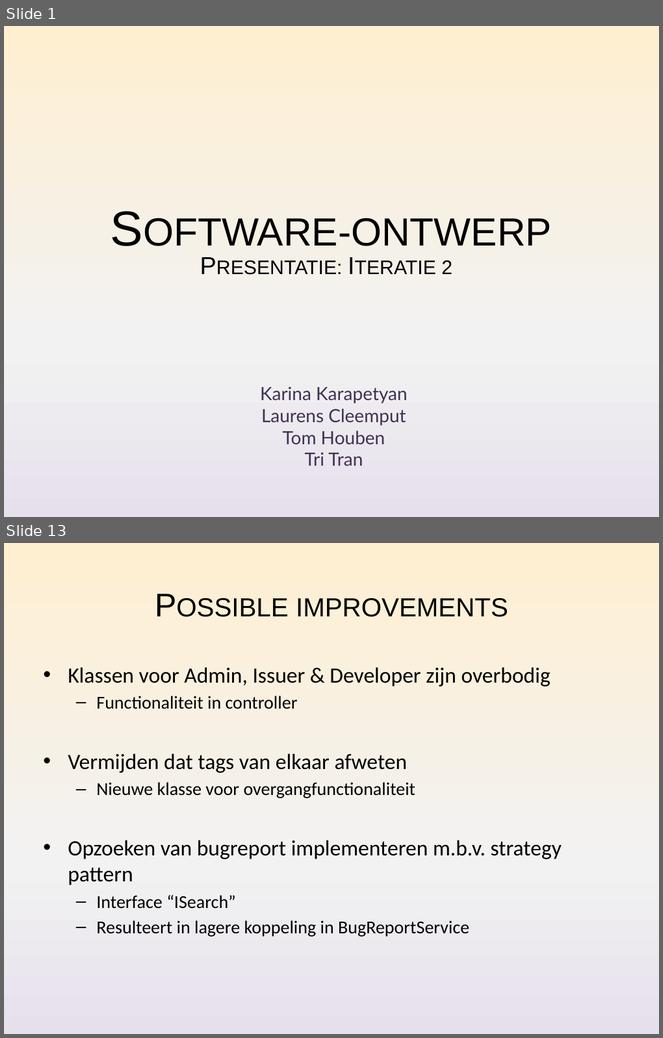
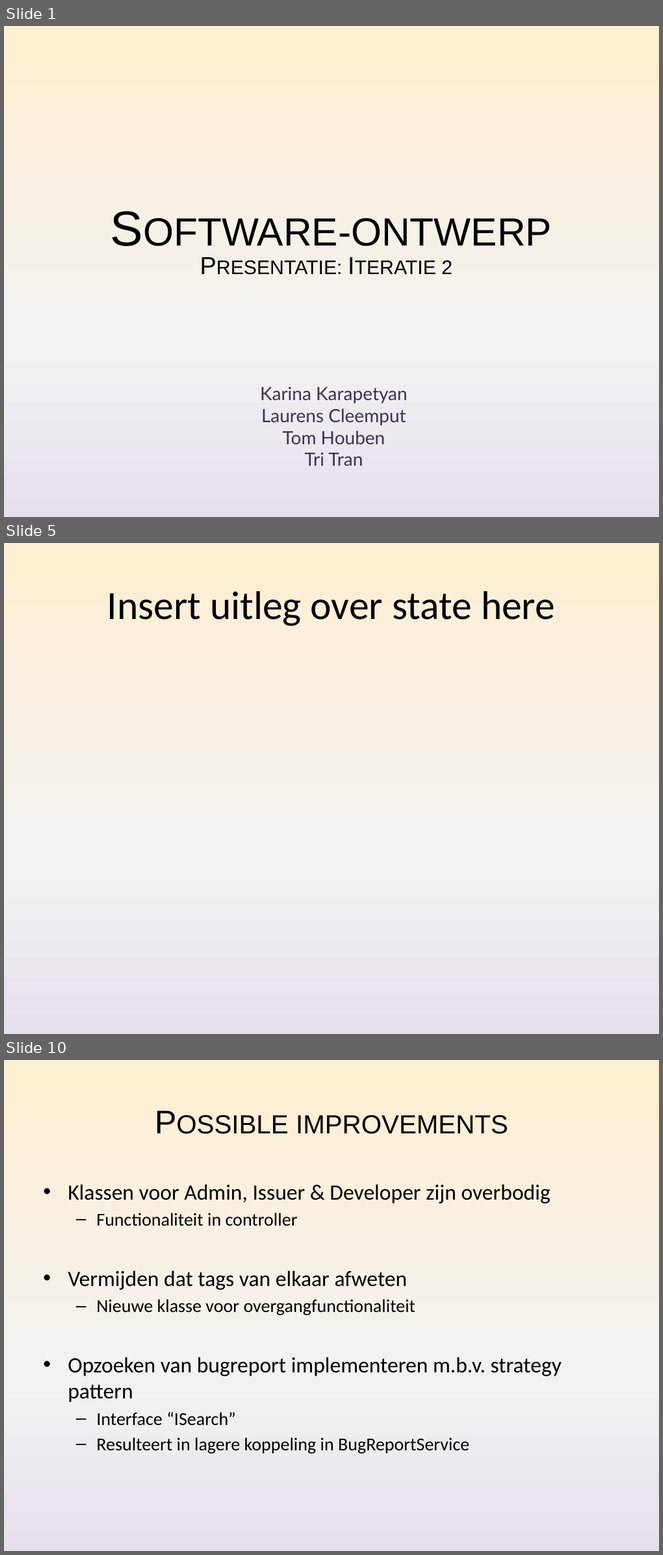
Before and after one commit to Nickelium/Software-Development, a slide deck: Presentaties/Iteratie 2/SWOP Presentatie 2 Inhoud.pptx. Shown one above the other, each under a label of ours: slides 1 and 13 before the commit, slides 1, 5 and 10 after it; the slides between them are not shown. The pictures are 663x1038 and 663x1555 pixels, drawn with LibreOffice and Linux fonts; fonts in the diff are those of the drawing. Boxes give left, top, right and bottom in pixels: in the first picture for what was removed or moved away, otherwise in the second. Text is boxed around its words. In the diff, an @@ line names an element or a change of style, - is before the commit and + after.

```diff
--- a/Presentaties/Iteratie 2/SWOP Presentatie 2 Inhoud.pptx
+++ b/Presentaties/Iteratie 2/SWOP Presentatie 2 Inhoud.pptx
@@ slide 5 added at box(4, 543, 659, 1034), background gradient #FFEFD1 to #F2F2F2 to #E6E0EC @@
@@ title added at box(107, 591, 555, 626), 44 pt, text #000000 @@
+Insert uitleg over state here
@@ what was slide 13 is now slide 10 @@
```
Also in this commit, not shown: 6 slides changed, 5 other slides added, 9 slides removed.
